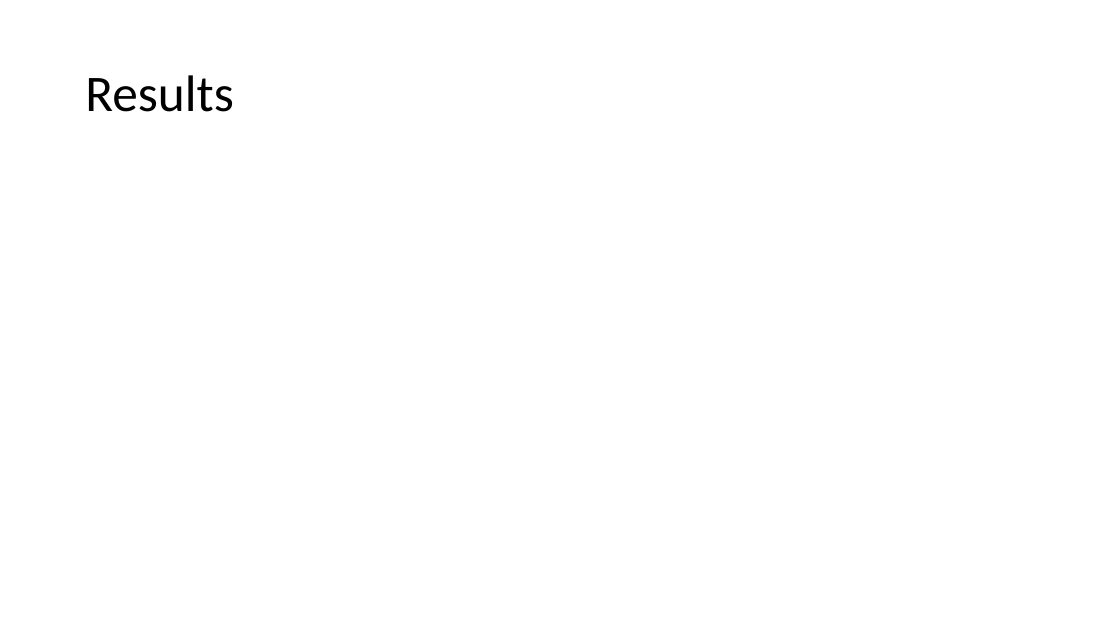
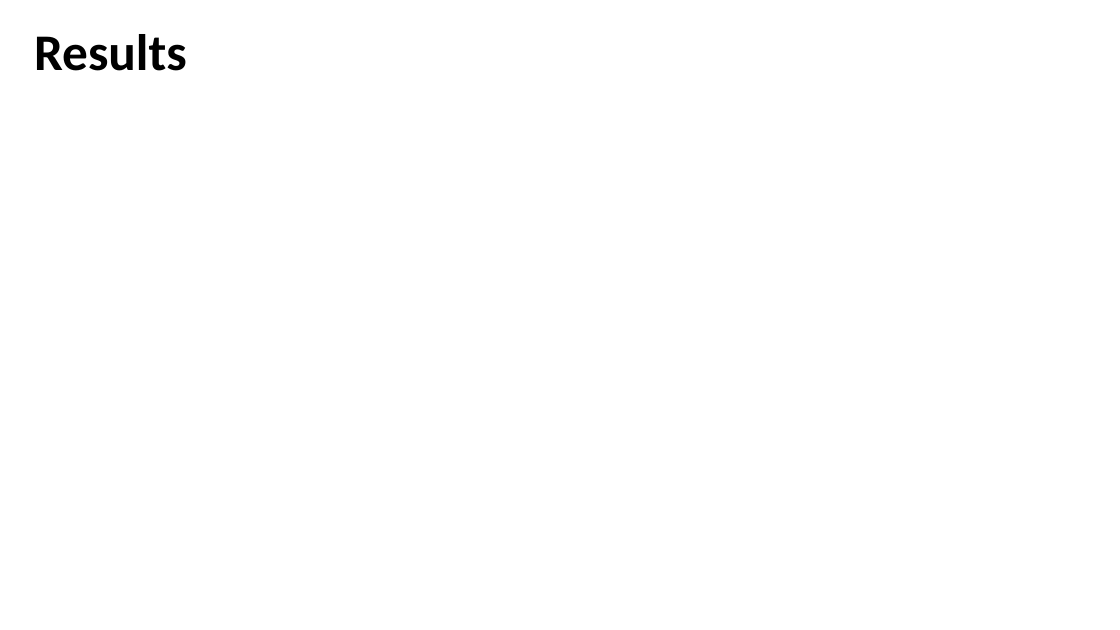
Before and after one commit to NikoRohr/DOE-YOLOv11, a slide deck: slide 9 of presentation.pptx (slide 7 before the commit). Drawn at 1120x630 pixels with LibreOffice and Linux fonts; fonts in the diff are those of the drawing. Boxes give left, top, right and bottom in pixels: in the first picture for what was removed or moved away, otherwise in the second. Text is boxed around its words. In the diff, an @@ line names an element or a change of style, - is before the commit and + after.

```diff
--- a/presentation.pptx
+++ b/presentation.pptx
@@ title "Results": place and size @@
-title "Results" at <box>85,75,234,112</box>
+title "Results" at <box>34,34,187,71</box>
@@ title "Results" at <box>34,34,187,71</box>: bold on @@
```
Also in this commit, not shown: 5 other slides changed, 4 slides added, 1 slide removed, 1 other file.
